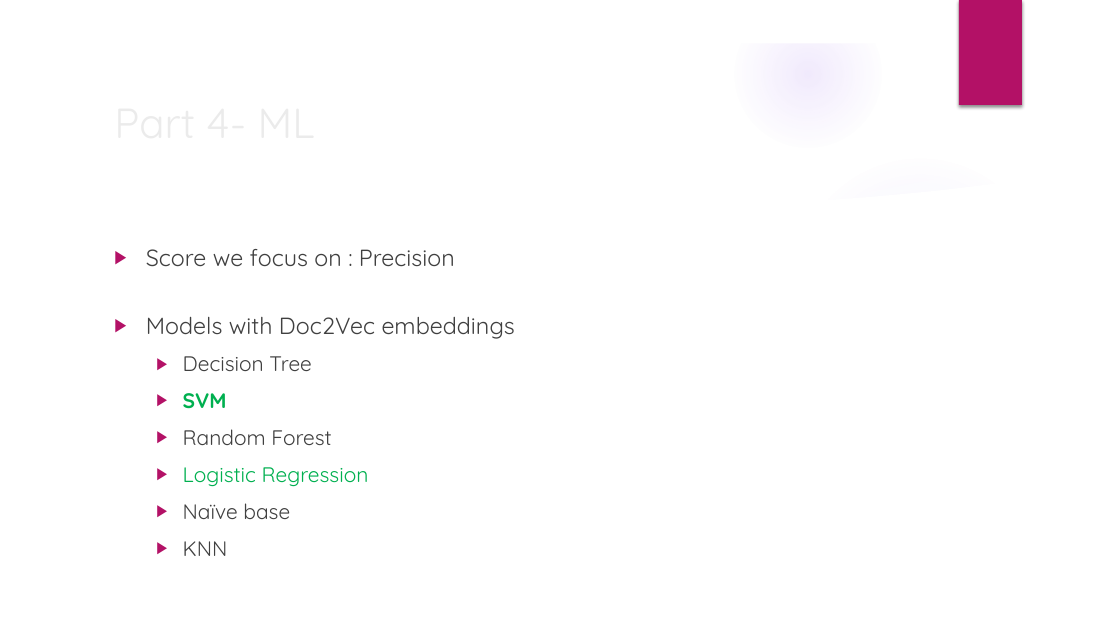
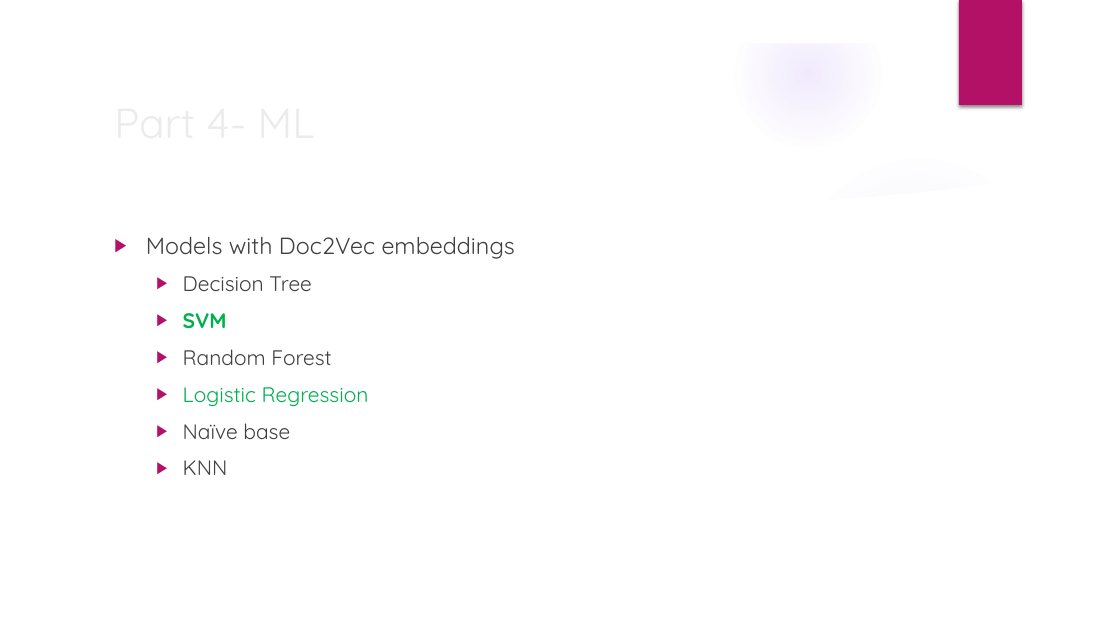
Before and after one commit to TCDSNirShani/IMDbReviewsAnalyzer, a slide deck: slide 12 of Project Status.pptx (slide 10 before the commit). Drawn at 1120x630 pixels with LibreOffice and Linux fonts; fonts in the diff are those of the drawing; background and template pictures are left out. Boxes give left, top, right and bottom in pixels: in the first picture for what was removed or moved away, otherwise in the second. Text is boxed around its words. In the diff, an @@ line names an element or a change of style, - is before the commit and + after.

```diff
--- a/Project Status.pptx
+++ b/Project Status.pptx
@@ text "Models with Doc2Vec embeddings": place and size @@
-text "Models with Doc2Vec embeddings" at bbox=[146, 249, 515, 556]
+text "Models with Doc2Vec embeddings" at bbox=[146, 237, 515, 475]
@@ text at bbox=[146, 249, 455, 266]: paragraph removed @@
-▶ Score we focus on : Precision
```
Also in this commit, not shown: 3 other slides changed, 2 slides added.
